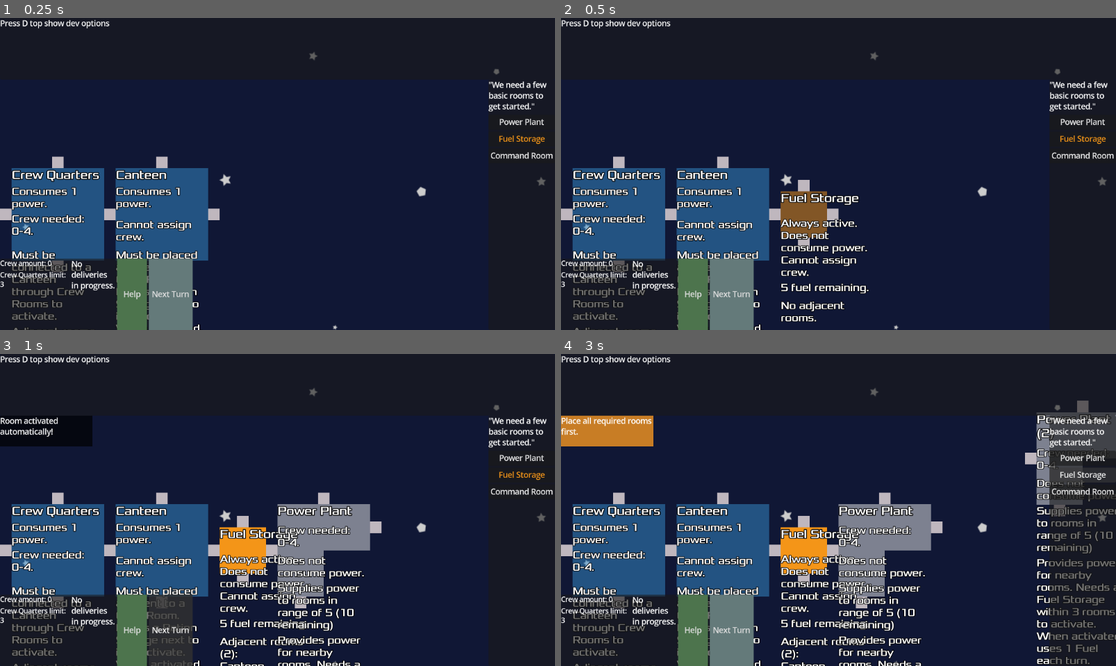
Above: before the commit, frames 1-4 (two rows, left to right).
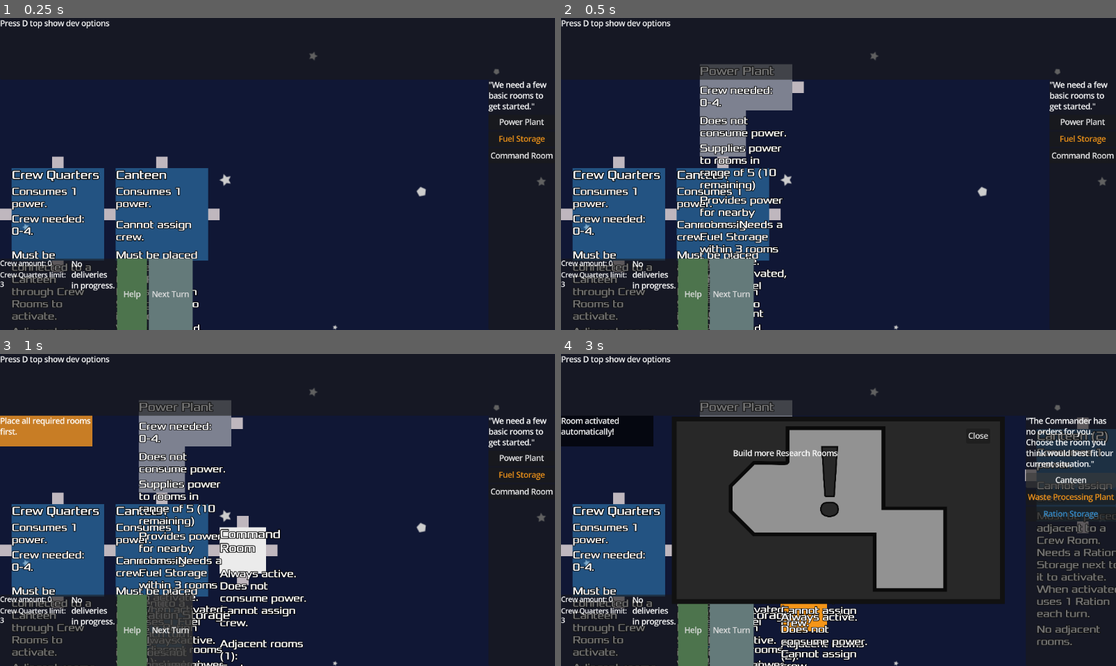
Above: after the commit, the same moments.

Repository: juhanikat/mothership
Game: Godot game, scene res://scenes/main.tscn
The game is run twice, just before and just after one commit, with the same random seed, the same clock (stepped at 60 frames per second) and the same inputs. The engine's default icon, where the game draws it, is replaced by a stand-in: a white triangle on a blue panel in a dark square.
Inputs (mouse positions are in pixels of both pictures, inside the frame that each line leads up to):
- Up to frame 1 (0.25 s): no input
- Up to frame 2 (0.5 s): no input
- Up to frame 3 (1 s): click "Next Turn" at 0.5 s
- Up to frame 4 (3 s): click "Next Turn" at 1.25 s; click (1082, 456) at 2 s, where only the run before the commit has a clickable "Power Plant"; click (1082, 475) at 2.75 s, where only the run before the commit has a clickable "Fuel Storage"

Frame 1 is identical in both runs. In frame 2, 8.7% of the frame differs, in the area x 25-56%, y 14-100%; in frame 3, 16%; in frame 4, 32%, in the area x 0-100%, y 14-100%.

Commit message:
room connectors can now be set to be deleted when spawning

Diff:
--- a/data_scripts/RoomData.gd
+++ b/data_scripts/RoomData.gd
@@ -31,14 +31,22 @@
 
 
 ## Maps a RoomShape to an Array containing the locations of its connectors.
-## NOTE: Add some offset to these so the rooms are not adjacent when snapped,
-## otherwise room area detection does not work!
 const room_connectors = {
-	RoomShape.LShape: [Vector2(0, -72), Vector2(72, -32), Vector2(-32, 72), Vector2(-72, 0)],
+	RoomShape.LShape: [Vector2(72, -32), Vector2(-32, 72)],
 	RoomShape.TShape: [Vector2(0, -72), Vector2(104, 32), Vector2(-104, 32)],
 	RoomShape.SmallSquareShape: [Vector2(0, -40),Vector2(40, 0), Vector2(0, 40), Vector2(-40, 0)],
 	RoomShape.BigSquareShape: [Vector2(0, -72), Vector2(72, 0), Vector2(0, 72), Vector2(-72, 0)],
 	RoomShape.LongHallwayShape: [Vector2(-200, 0), Vector2(200, 0)]
+}
+
+## Maps a RoomShape to an Array containing the directions of its connectors.
+## Used if a room wants to only have e.g. the up and down connectors actually appear.
+const room_conn_directions = {
+	RoomShape.LShape: ["right", "down"],
+	RoomShape.TShape:  ["up", "right", "left"],
+	RoomShape.SmallSquareShape: ["up", "right", "down", "left"],
+	RoomShape.BigSquareShape: ["up", "right", "down", "left"],
+	RoomShape.LongHallwayShape: ["left", "right"]
 }
 
 
@@ -140,6 +148,7 @@
 	"power_usage": 0,
 	"rations_amount": 10,
 	"crew_needed": {"min": 0, "max": 0},
+	"delete_conns": ["left", "down", "right"]
 }
 
 
@@ -175,6 +184,7 @@
 	"always_activated": true,
 	"fuel_amount": 5,
 	"crew_needed": {"min": 0, "max": 0},
+	"delete_conns": ["left", "down", "right"]
 }
 
 const _placeholder_room_data: Dictionary[String, Variant] = {
@@ -222,6 +232,7 @@
 	"room_category": RoomCategory.RESEARCH_ROOM,
 	"power_usage": 1,
 	"crew_needed": {"min": 0, "max": 0},
+	"delete_conns": ["up"]
 }
 
 const _data_analysis_data: Dictionary[String, Variant] = {
--- a/gameplay_scripts/hud/hud.gd
+++ b/gameplay_scripts/hud/hud.gd
@@ -118,6 +118,8 @@
 func _on_next_turn_button_pressed() -> void:
 	if not main.check_turn_requirements():
 		return
+	if GlobalVariables.room_is_picked:
+		return
 	GlobalSignals.turn_advanced.emit()
 
 
--- a/gameplay_scripts/main.gd
+++ b/gameplay_scripts/main.gd
@@ -67,7 +67,7 @@
 	GlobalSignals.turn_advanced.connect(_on_next_turn)
 
 	if create_testing_rooms:
-		var testing_room_types = [RoomType.CREW_QUARTERS, RoomType.CANTEEN, RoomType.FUEL_STORAGE, RoomType.POWER_PLANT]
+		var testing_room_types = [RoomType.CREW_QUARTERS, RoomType.CANTEEN, RoomType.POWER_PLANT, RoomType.COMMAND_ROOM, RoomType.RATION_STORAGE, RoomType.FUEL_STORAGE]
 		for location: Node2D in testing_room_locations.get_children():
 
 			# creates testing room and adds it as a child to TestingRooms.
--- a/gameplay_scripts/room/room.gd
+++ b/gameplay_scripts/room/room.gd
@@ -81,7 +81,12 @@
 
 
 	# creates connectors for the room, depending on its shape
-	create_connectors()
+	if "delete_conns" in _data:
+		var delete_conns_list: Array[String] = []
+		delete_conns_list.assign(_data["delete_conns"])
+		create_connectors(delete_conns_list)
+	else:
+		create_connectors([])
 
 	# shapes the texture (Polygon2D) according to the room's shape,
 	# and colors it according to its category.
@@ -285,12 +290,17 @@
 			GlobalSignals.room_connected.emit(connector, connected_to)
 	return true
 
-
-func create_connectors() -> void:
-	for connector_pos in RoomData.room_connectors[_shape]:
+## <deleted_connectors> is a list of conn directions which are not added to this room,
+## e.g. ["up", "down"].
+func create_connectors(deleted_connectors: Array[String]) -> void:
+	for i in range(len(RoomData.room_connectors[_shape])):
+		var conn_pos = RoomData.room_connectors[_shape][i]
+		var conn_direction = RoomData.room_conn_directions[_shape][i]
+		if conn_direction in deleted_connectors:
+			continue
 		var new_connector: Area2D = connector_scene.instantiate()
 		connectors_node.add_child(new_connector)
-		new_connector.position = connector_pos
+		new_connector.position = conn_pos
 
 
 ## Creates a navigation region for this room (connector regions are made in connector.gd).
--- a/scenes/main.tscn
+++ b/scenes/main.tscn
@@ -37,16 +37,16 @@
 position = Vector2(408, 384)
 
 [node name="Location3" type="Node2D" parent="TestingRoomLocations"]
-position = Vector2(560, 384)
+position = Vector2(408, 208)
 
 [node name="Location4" type="Node2D" parent="TestingRoomLocations"]
-position = Vector2(800, 384)
+position = Vector2(568, 383)
 
 [node name="Location5" type="Node2D" parent="TestingRoomLocations"]
-position = Vector2(912, 360)
+position = Vector2(408, 480)
 
 [node name="Location6" type="Node2D" parent="TestingRoomLocations"]
-position = Vector2(1000, 384)
+position = Vector2(568, 480)
 
 [node name="BackgroundSVG" type="TextureRect" parent="."]
 z_index = -3
